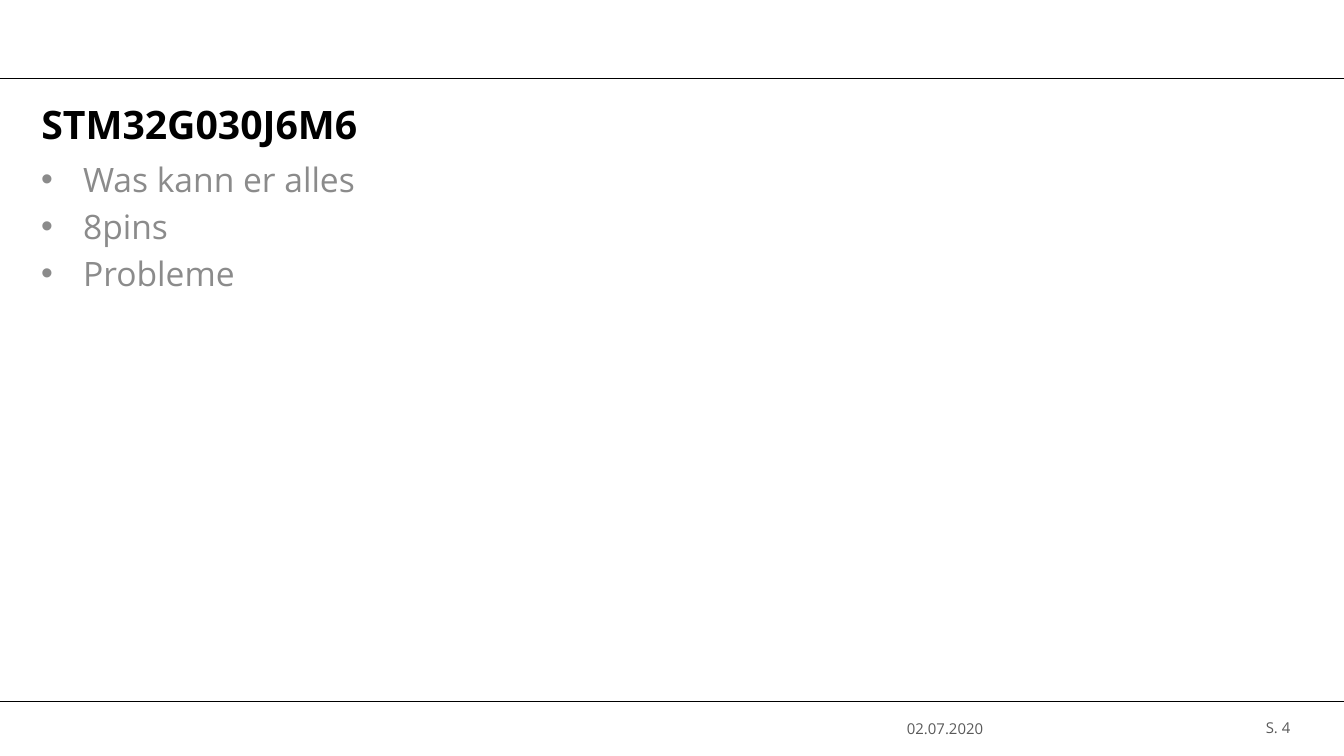
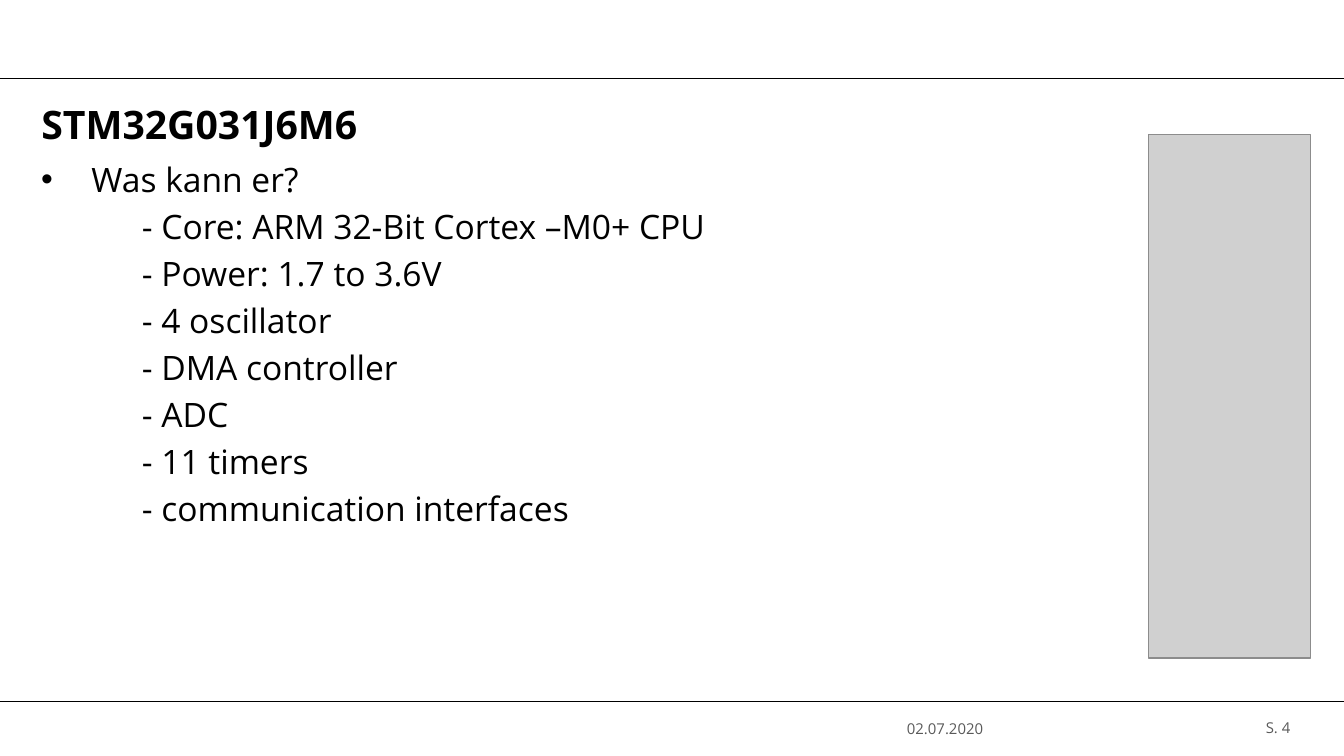
Before and after one commit to Typwithoutname/VMCB, a slide deck: slide 4 of Zwischenpräsentation/Zwischenpräsentation.pptx. Drawn at 1344x756 pixels with LibreOffice and Linux fonts; fonts in the diff are those of the drawing; grey boxes stand for pictures; background and template pictures are left out. Boxes give left, top, right and bottom in pixels: in the first picture for what was removed or moved away, otherwise in the second. Text is boxed around its words. In the diff, an @@ line names an element or a change of style, - is before the commit and + after.

```diff
--- a/Zwischenpräsentation/Zwischenpräsentation.pptx
+++ b/Zwischenpräsentation/Zwischenpräsentation.pptx
@@ text at (41, 110, 357, 148): text changed @@
-STM32G030J6M6
+STM32G031J6M6
@@ picture added at (1148, 134, 1310, 659) @@
@@ subtitle at (91, 166, 705, 522): text changed; text colour #8C8C8C to #000000 @@
-• Was kann er alles
-• 8pins
-• Probleme
+• Was kann er?
+- Core: ARM 32-Bit Cortex –M0+ CPU
+- Power: 1.7 to 3.6V
+- 4 oscillator
+- DMA controller
+- ADC
+- 11 timers
+- communication interfaces
```
Also in this commit, not shown: 4 other slides changed, 2 slides added.
